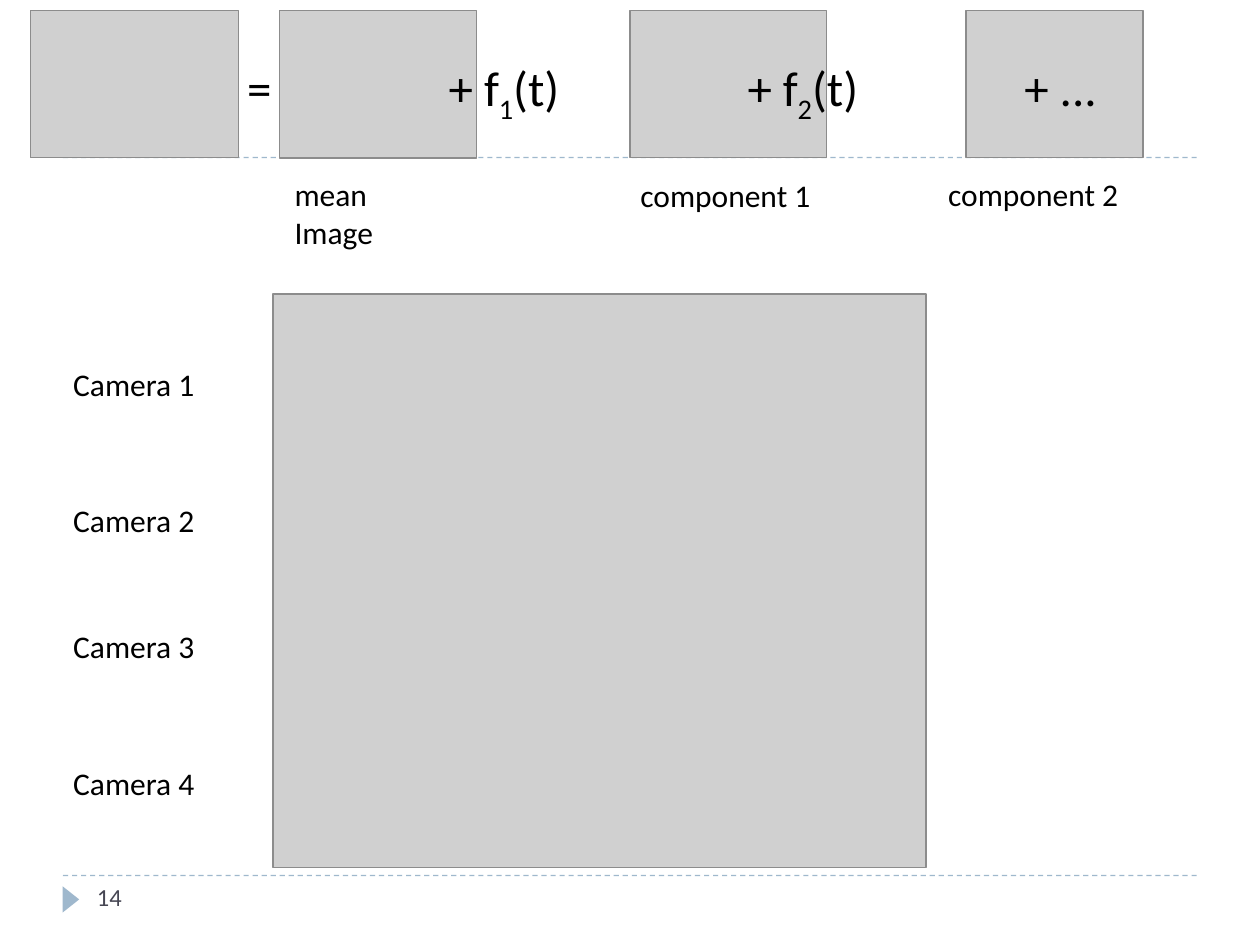
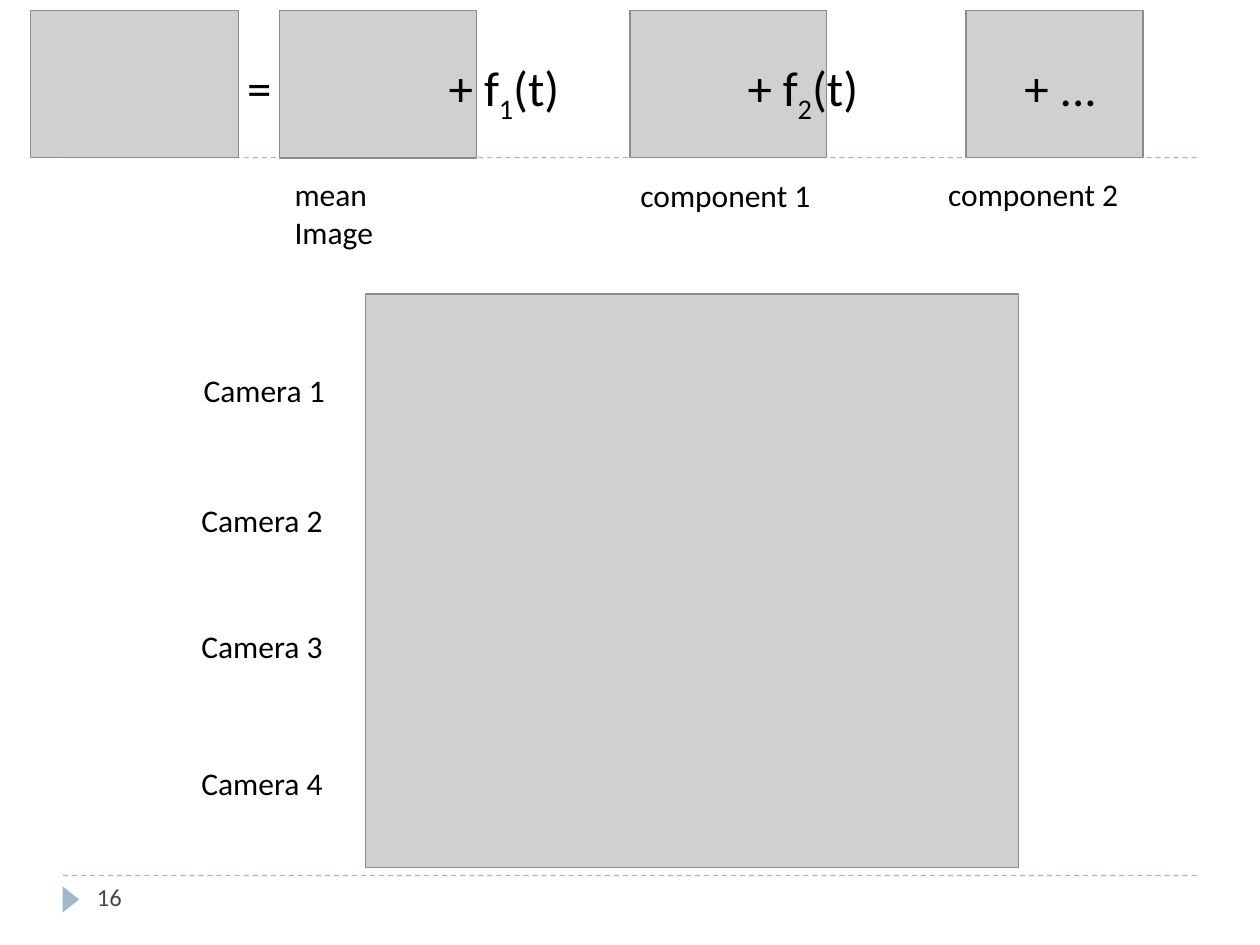
Before and after one commit to rspeyer/rzs-thesis, a slide deck: slide 16 of thesis-defense.pptx (slide 14 before the commit). Drawn at 1260x945 pixels with LibreOffice and Linux fonts; fonts in the diff are those of the drawing; grey boxes stand for pictures. Boxes give left, top, right and bottom in pixels: in the first picture for what was removed or moved away, otherwise in the second. Text is boxed around its words. In the diff, an @@ line names an element or a change of style, - is before the commit and + after.

```diff
--- a/thesis-defense.pptx
+++ b/thesis-defense.pptx
@@ picture: place and size @@
-picture at box(273, 294, 926, 867)
+picture at box(365, 294, 1018, 867)
@@ text "Camera 1": place and size @@
-text "Camera 1" at box(73, 375, 194, 397)
+text "Camera 1" at box(204, 381, 325, 403)
@@ 3 texts: place and size @@
-3 texts at box(73, 511, 194, 796)
+3 texts at box(201, 511, 323, 796)
@@ page number at box(97, 889, 122, 906): text changed @@
-14
+16
```
Also in this commit, not shown: 14 other slides changed, 4 slides added.
